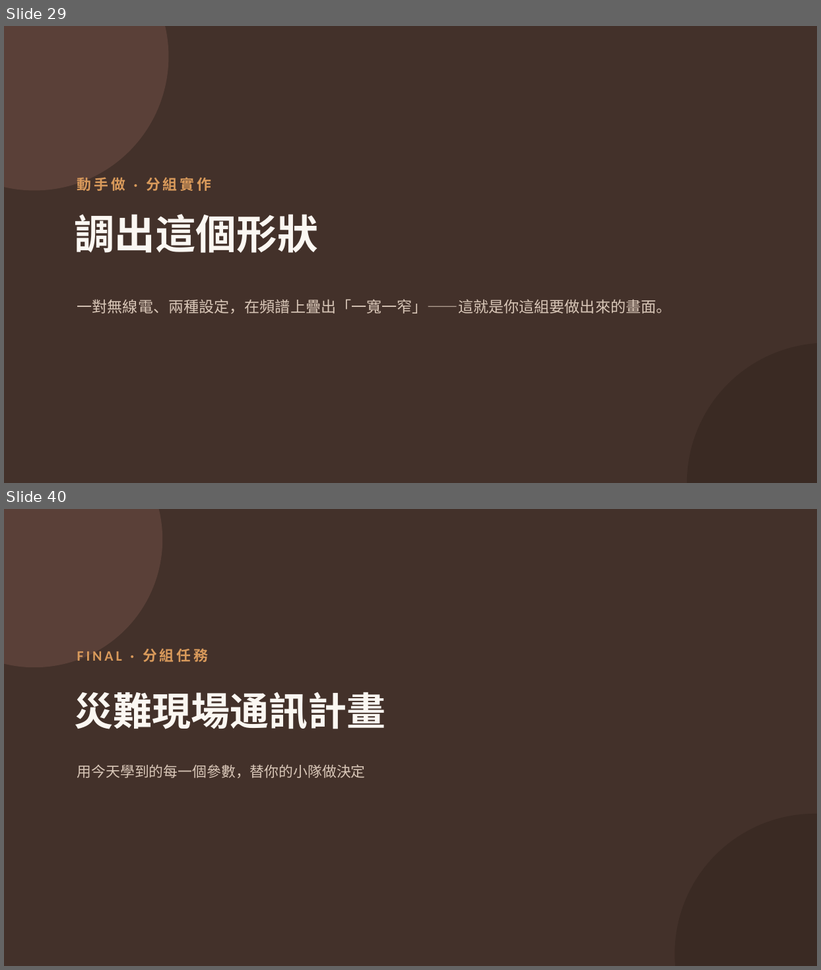
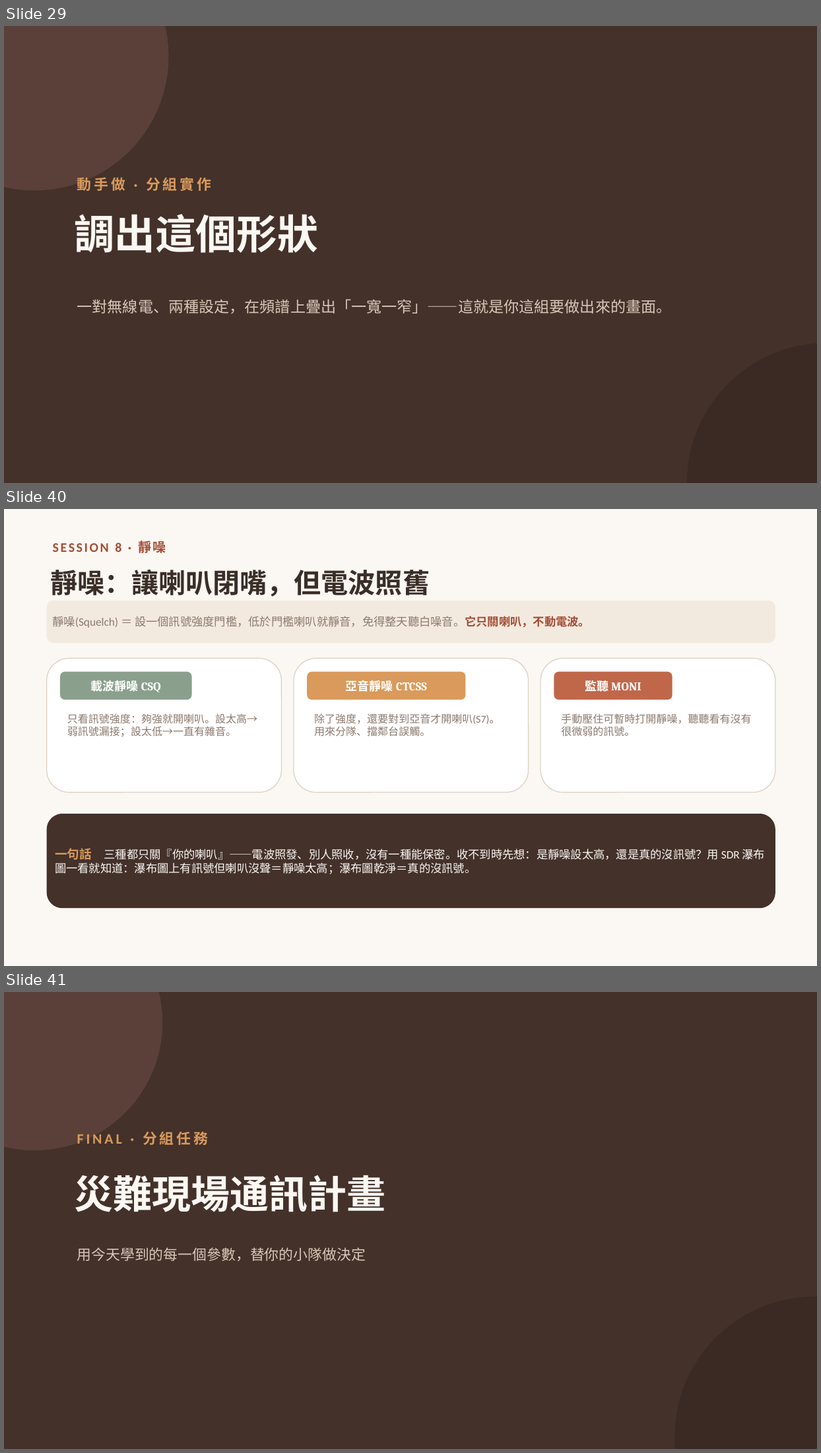
Before and after one commit to winson3QQ/Radio-Advanced, a slide deck: 投影片/進階無線電_課程投影片.pptx. Shown one above the other, each under a label of ours: slides 29 and 40 before the commit, slides 29, 40 and 41 after it; the slides between them are not shown. The pictures are 821x970 and 821x1453 pixels, drawn with LibreOffice and Linux fonts; fonts in the diff are those of the drawing. Boxes give left, top, right and bottom in pixels: in the first picture for what was removed or moved away, otherwise in the second. Text is boxed around its words. In the diff, an @@ line names an element or a change of style, - is before the commit and + after.

```diff
--- a/投影片/進階無線電_課程投影片.pptx
+++ b/投影片/進階無線電_課程投影片.pptx
@@ slide 40 added at (x1=4, y1=509, x2=817, y2=966), background #FBF7F2 @@
@@ text added at (x1=53, y1=541, x2=166, y2=553), 15.5 pt, text #A44E36, bold @@
+SESSION 8 · 靜噪
@@ text added at (x1=50, y1=569, x2=430, y2=597), 32 pt, text #3A2E28, bold @@
+靜噪：讓喇叭閉嘴，但電波照舊
@@ rounded rectangle added at (x1=47, y1=601, x2=776, y2=643), fill #F3EADF, 13.5 pt, text #8C7A6E @@
+靜噪(Squelch) ＝ 設一個訊號強度門檻，低於門檻喇叭就靜音，免得整天聽白噪音。它只關喇叭，不動電波。
@@ rounded rectangle added at (x1=47, y1=658, x2=282, y2=793), fill #FFFFFF, outline #DDD2C6 1 pt @@
@@ rounded rectangle added at (x1=294, y1=658, x2=529, y2=793), fill #FFFFFF, outline #DDD2C6 1 pt @@
@@ rounded rectangle added at (x1=541, y1=658, x2=776, y2=793), fill #FFFFFF, outline #DDD2C6 1 pt @@
@@ rounded rectangle added at (x1=60, y1=672, x2=192, y2=700), fill #8AA08C, 14 pt, text #FFFFFF, bold @@
+載波靜噪 CSQ
@@ rounded rectangle added at (x1=307, y1=672, x2=466, y2=700), fill #D99A5B, 14 pt, text #FFFFFF, bold @@
+亞音靜噪 CTCSS
@@ rounded rectangle added at (x1=554, y1=672, x2=673, y2=700), fill #C0674A, 14 pt, text #FFFFFF, bold @@
+監聽 MONI
@@ text added at (x1=67, y1=714, x2=257, y2=737), 12.5 pt, text #8C7A6E @@
+只看訊號強度：夠強就開喇叭。設太高→弱訊號漏接；設太低→一直有雜音。
@@ text added at (x1=314, y1=714, x2=500, y2=736), 12.5 pt, text #8C7A6E @@
+除了強度，還要對到亞音才開喇叭(S7)。用來分隊、擋鄰台誤觸。
@@ text added at (x1=561, y1=714, x2=751, y2=736), 12.5 pt, text #8C7A6E @@
+手動壓住可暫時打開靜噪，聽聽看有沒有很微弱的訊號。
@@ rounded rectangle added at (x1=47, y1=814, x2=776, y2=908), fill #43312A, 13.5 pt, text #FBF7F2 @@
+一句話 三種都只關『你的喇叭』——電波照發、別人照收，沒有一種能保密。收不到時先想：是靜噪設太高，還是真的沒訊號？用 SDR 瀑布圖一看就知道：瀑布圖上有訊號但喇叭沒聲＝靜噪太高；瀑布圖乾淨＝真的沒訊號。
@@ what was slide 40 is now slide 41 @@
```
Also in this commit, not shown: 40 slides changed, 1 other slide added.
